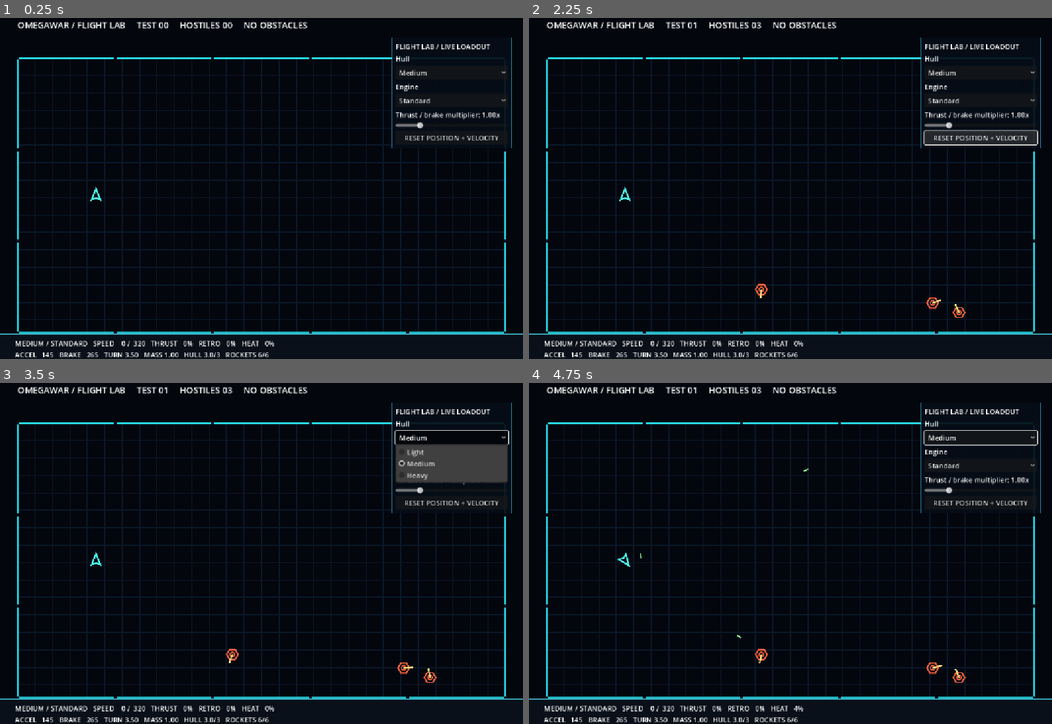
Above: before the commit, frames 1-4 (two rows, left to right).
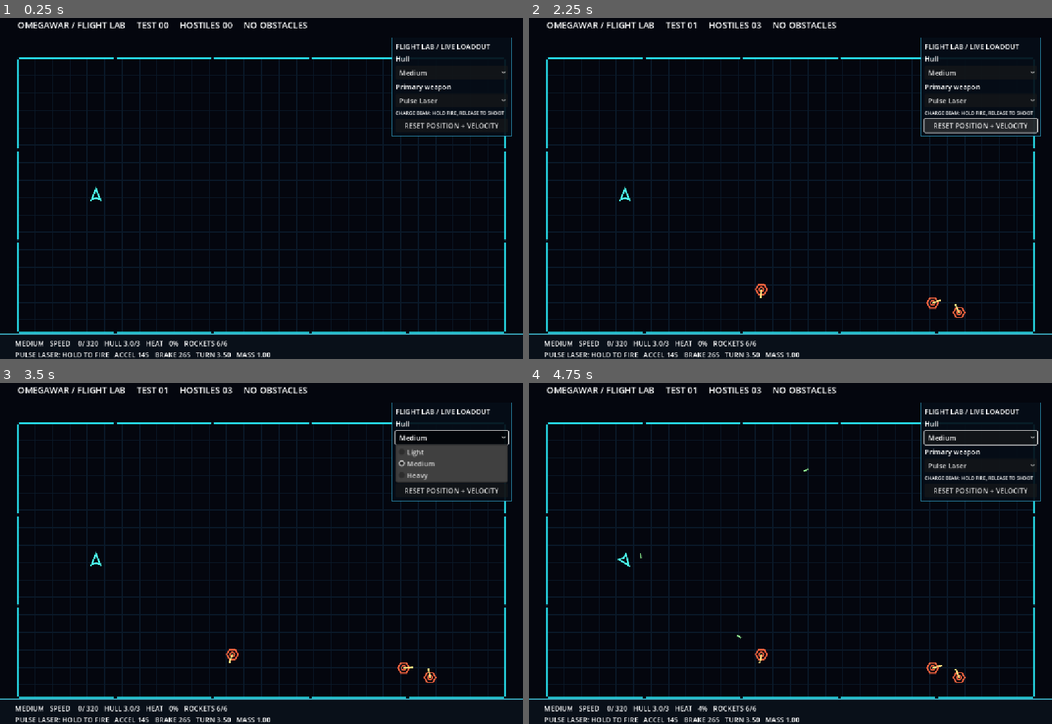
Above: after the commit, the same moments.

Repository: Jonty303/Project-OmegaWar
Game: Godot game, scene res://scenes/flight_test.tscn
Same seed, same stepped clock (60 frames per second), same inputs: the game is played once before the commit and once after it.
Inputs (mouse positions are in pixels of both pictures, inside the frame that each line leads up to):
- Up to frame 1 (0.25 s): no input
- Up to frame 2 (2.25 s): click (978, 99) at 0.5 s, where only the run before the commit has a clickable "Standard"; click (978, 99) at 1.25 s, where only the run after the commit has a clickable "Pulse Laser"; click "RESET POSITION + VELOCITY" at 2 s
- Up to frame 3 (3.5 s): click "Medium" at 2.75 s
- Up to frame 4 (4.75 s): tap Enter (ui_accept) at 3.5, 3.77 s; move the mouse to (905, 533) at 3.52 s; hold D (turn_right) 3.53-4.25 s; hold Space (fire) 3.53-4.25 s; click (905, 533) at 3.67 s; tap Shift (special) at 3.8 s; drag from (685, 567) to (764, 618) at 4.27 s

The runs differ from the first frame. In frame 1, 1.8% of the frame differs, in the area x 2-98%, y 19-100%; in frame 2, 3.0%; in frame 3, 1.3%; in frame 4, 1.8%.

Commit message:
Replace engine testing UI with Pulse Laser and charge-beam weapon selection

Diff:
--- a/scripts/game.gd
+++ b/scripts/game.gd
@@ -13,6 +13,8 @@
 const ImpactParticles = preload("res://scripts/impact_particles.gd")
 const Upgrades = preload("res://scripts/upgrades.gd")
 const SoundBus = preload("res://scripts/sound_bus.gd")
+const ChargeBeam = preload("res://scripts/charge_beam.gd")
+const BeamEffect = preload("res://scripts/beam_effect.gd")
 
 var arena := Arena.new()
 var ship: Node2D
@@ -53,15 +55,13 @@
 # and its comprehensive smoke checks continue to use their old behaviour.
 var flight_test_mode := false
 const TEST_HULLS := ["Light", "Medium", "Heavy"]
-const TEST_ENGINES := ["Standard", "High-Thrust", "Vector Drive", "Overdrive"]
+const TEST_WEAPONS := ["Pulse Laser", "Charge Beam"]
 var test_hull_index := 1
-var test_engine_index := 0
-var test_handling_multiplier := 1.0
+var test_weapon_index := 0
+var charge_beam := ChargeBeam.new()
 var test_controls_layer := CanvasLayer.new()
 var test_hull_picker := OptionButton.new()
-var test_engine_picker := OptionButton.new()
-var test_multiplier_slider := HSlider.new()
-var test_multiplier_readout := Label.new()
+var test_weapon_picker := OptionButton.new()
 const DIFFICULTY_PROJECTILE_FACTOR := 1.05
 const DIFFICULTY_HEALTH_STEP := 0.5
 
@@ -228,7 +228,7 @@
 	add_child(test_controls_layer)
 	var panel := PanelContainer.new()
 	panel.position = Vector2(899, 63)
-	panel.custom_minimum_size = Vector2(276, 230)
+	panel.custom_minimum_size = Vector2(276, 155)
 	var style := StyleBoxFlat.new()
 	style.bg_color = Color(0.02, 0.05, 0.09, 0.92)
 	style.border_color = Color(0.20, 0.65, 0.80, 0.8)
@@ -249,45 +249,42 @@
 		test_hull_picker.add_item(hull_name)
 	test_hull_picker.select(test_hull_index)
 	column.add_child(test_hull_picker)
-	var engine_label := Label.new()
-	engine_label.text = "Engine"
-	column.add_child(engine_label)
-	for engine_name in TEST_ENGINES:
-		test_engine_picker.add_item(engine_name)
-	test_engine_picker.select(test_engine_index)
-	column.add_child(test_engine_picker)
-	test_multiplier_readout.text = "Thrust / brake multiplier: 1.00x"
-	column.add_child(test_multiplier_readout)
-	test_multiplier_slider.min_value = 0.5
-	test_multiplier_slider.max_value = 3.0
-	test_multiplier_slider.step = 0.25
-	test_multiplier_slider.value = test_handling_multiplier
-	column.add_child(test_multiplier_slider)
+	var weapon_label := Label.new()
+	weapon_label.text = "Primary weapon"
+	column.add_child(weapon_label)
+	for weapon_name in TEST_WEAPONS:
+		test_weapon_picker.add_item(weapon_name)
+	test_weapon_picker.select(test_weapon_index)
+	column.add_child(test_weapon_picker)
+	var tip := Label.new()
+	tip.text = "CHARGE BEAM: HOLD FIRE, RELEASE TO SHOOT"
+	tip.add_theme_font_size_override("font_size", 11)
+	column.add_child(tip)
 	var reset_motion := Button.new()
 	reset_motion.text = "RESET POSITION + VELOCITY"
 	reset_motion.pressed.connect(reset_flight_test_motion)
 	column.add_child(reset_motion)
 	test_hull_picker.item_selected.connect(change_test_hull)
-	test_engine_picker.item_selected.connect(change_test_engine)
-	test_multiplier_slider.value_changed.connect(change_test_multiplier)
+	test_weapon_picker.item_selected.connect(change_test_weapon)
 
 func change_test_hull(index: int) -> void:
 	test_hull_index = index
 	apply_flight_test_loadout()
 
-func change_test_engine(index: int) -> void:
-	test_engine_index = index
-	apply_flight_test_loadout()
-
-func change_test_multiplier(value: float) -> void:
-	test_handling_multiplier = value
-	test_multiplier_readout.text = "Thrust / brake multiplier: %.2fx" % value
-	apply_flight_test_loadout()
+func change_test_weapon(index: int) -> void:
+	if index < 0 or index >= TEST_WEAPONS.size():
+		return
+	test_weapon_index = index
+	charge_beam.reset()
+	if is_instance_valid(ship):
+		ship.beam_charge_visual = 0.0
+		ship.queue_redraw()
+	update_hud()
 
 func apply_flight_test_loadout() -> void:
 	if not flight_test_mode or not is_instance_valid(ship):
 		return
-	ship.configure(TEST_HULLS[test_hull_index], TEST_ENGINES[test_engine_index], test_handling_multiplier)
+	ship.configure(TEST_HULLS[test_hull_index], "Standard")
 	update_hud()
 
 func reset_flight_test_motion() -> void:
@@ -297,6 +294,9 @@
 	ship.velocity = Vector2.ZERO
 	ship.rotation = 0.0
 	ship.invulnerable = 2.0
+	charge_beam.reset()
+	ship.beam_charge_visual = 0.0
+	ship.queue_redraw()
 	update_hud()
 
 func finish_wave() -> void:
@@ -389,6 +389,7 @@
 	InputMap.action_add_event(action, event)
 
 func reset() -> void:
+	charge_beam.reset()
 	for entity in enemies + shots + rockets + homing_missiles + effects:
 		entity.free()
 	enemies.clear()
@@ -403,7 +404,7 @@
 		ship.free()
 	ship = Ship.new()
 	if flight_test_mode:
-		ship.configure(TEST_HULLS[test_hull_index], TEST_ENGINES[test_engine_index], test_handling_multiplier)
+		ship.configure(TEST_HULLS[test_hull_index], "Standard")
 	ship.position = Vector2(220, 425)
 	add_child(ship)
 	score = 0
@@ -493,7 +494,13 @@
 		return
 	arena.pull_body(ship, delta)
 	ship.step(delta, arena)
-	if Input.is_action_pressed("fire"):
+	if flight_test_mode and test_weapon_index == 1:
+		var release: Dictionary = charge_beam.advance(delta, Input.is_action_pressed("fire"))
+		ship.beam_charge_visual = charge_beam.charge_fraction() if charge_beam.charging else 0.0
+		ship.queue_redraw()
+		if not release.is_empty():
+			fire_charged_beam(release)
+	elif Input.is_action_pressed("fire"):
 		var volley: Array[Dictionary] = ship.weapon.fire(ship.position, Vector2.UP.rotated(ship.rotation))
 		if not volley.is_empty():
 			ship.fired_primary()
@@ -798,6 +805,43 @@
 		else:
 			missile.queue_redraw()
 
+func fire_charged_beam(spec: Dictionary) -> void:
+	# Apply damage once, along a zero-travel-time ray. Its world-space
+	# endpoint is clipped to the first wall or asteroid before hit tests.
+	if not flight_test_mode or not is_instance_valid(ship):
+		return
+	var heading: Vector2 = Vector2.UP.rotated(ship.rotation)
+	var muzzle: Vector2 = ship.position + heading * (ship.collision_radius + 4.0)
+	if arena.blocked(muzzle, 1.0):
+		return
+	var maximum: float = float(spec["length"])
+	var endpoint: Vector2 = arena.beam_endpoint(muzzle, heading, maximum)
+	if muzzle.distance_to(endpoint) < 1.0:
+		return
+	var visible_beam := BeamEffect.new()
+	visible_beam.configure(muzzle, endpoint, float(spec["width"]), float(spec["power"]))
+	effects.append(visible_beam)
+	add_child(visible_beam)
+	ship.heat = minf(ship.MAX_HEAT, ship.heat + float(spec["heat"]))
+	sound_bus.play("beam")
+	if muzzle.distance_to(endpoint) < maximum - 0.25:
+		# Wall absorbs the beam: no projectile, bounce or secondary ray.
+		arena.flash_nearest(endpoint)
+		spawn_debris(endpoint, Color(0.5, 0.85, 1.0), 0.42, 5, 0.20)
+	for index in range(enemies.size() - 1, -1, -1):
+		var enemy = enemies[index]
+		var closest: Vector2 = Geometry2D.get_closest_point_to_segment(enemy.position, muzzle, endpoint)
+		var reach: float = enemy.COLLISION_RADIUS + float(spec["width"]) * 0.5
+		if enemy.position.distance_squared_to(closest) > reach * reach:
+			continue
+		enemy.velocity += heading * 22.0
+		var destroyed: bool = enemy.take_damage(float(spec["damage"]))
+		notify_drones_of_hit(enemy, heading)
+		spawn_debris(closest, Color(0.62, 0.91, 1.0), 0.72, 6, 0.26)
+		if destroyed:
+			defeat_enemy(index)
+
+
 func fire_player_rocket() -> void:
 	var direction: Vector2 = Vector2.UP.rotated(ship.rotation)
 	var launch_point: Vector2 = ship.position + direction * ship.secondary.MUZZLE_OFFSET
@@ -1052,13 +1096,19 @@
 	]
 	if flight_test_mode:
 		hud.text = "OMEGAWAR / FLIGHT LAB     TEST %02d     HOSTILES %02d     NO OBSTACLES" % [wave, enemies.size()]
-		status_hud.text = "%s / %s   SPEED %4.0f / %4.0f   THRUST %3.0f%%   RETRO %3.0f%%   HEAT %3.0f%%\nACCEL %5.0f   BRAKE %5.0f   TURN %.2f   MASS %.2f   HULL %.1f/%.0f   ROCKETS %d/%d" % [
-			ship.profile_name.to_upper(), ship.engine_name.to_upper(), ship.velocity.length(), ship.speed_limit,
-			Input.get_action_strength("thrust") * 100.0,
-			maxf(Input.get_action_strength("special"), Input.get_action_strength("brake")) * 100.0,
-			ship.heat / ship.MAX_HEAT * 100.0, ship.acceleration * ship.thrust_multiplier,
-			ship.braking, ship.rotation_speed, ship.mass, ship.hull, ship.max_hull,
-			ship.secondary.ammo, ship.secondary.MAX_AMMO
+		var weapon_display := "PULSE LASER: HOLD TO FIRE"
+		if test_weapon_index == 1:
+			var beam_stats: Dictionary = ChargeBeam.spec_for(charge_beam.charge_time)
+			weapon_display = "BEAM %3.0f%%  RANGE %3.0f  DMG %.2f  RECHARGE %.1fs" % [
+				charge_beam.charge_fraction() * 100.0, float(beam_stats["length"]),
+				float(beam_stats["damage"]), charge_beam.cooldown
+			]
+		status_hud.text = "%s   SPEED %4.0f/%4.0f   HULL %.1f/%.0f   HEAT %3.0f%%   ROCKETS %d/%d\n%s   ACCEL %3.0f   BRAKE %3.0f   TURN %.2f   MASS %.2f" % [
+			ship.profile_name.to_upper(), ship.velocity.length(), ship.speed_limit,
+			ship.hull, ship.max_hull, ship.heat / ship.MAX_HEAT * 100.0,
+			ship.secondary.ammo, ship.secondary.MAX_AMMO, weapon_display,
+			ship.acceleration * ship.thrust_multiplier, ship.braking,
+			ship.rotation_speed, ship.mass
 		]
 	if dying or paused or game_over or bonus_active:
 		banner.text = ""
